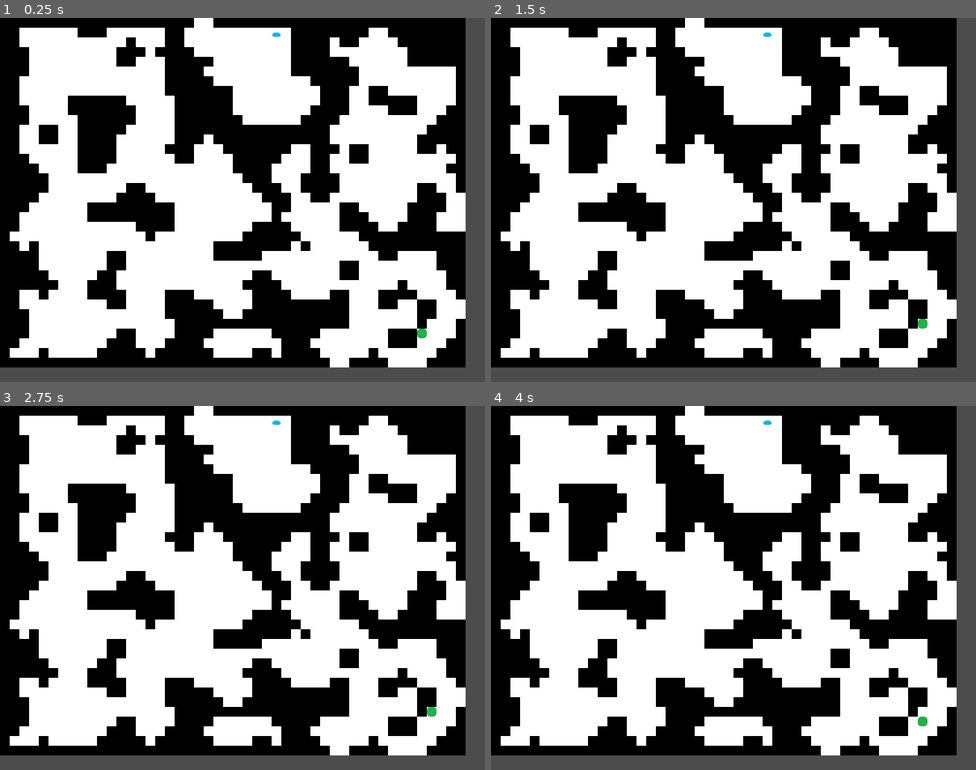
Above: before the commit, frames 1-4 (two rows, left to right).
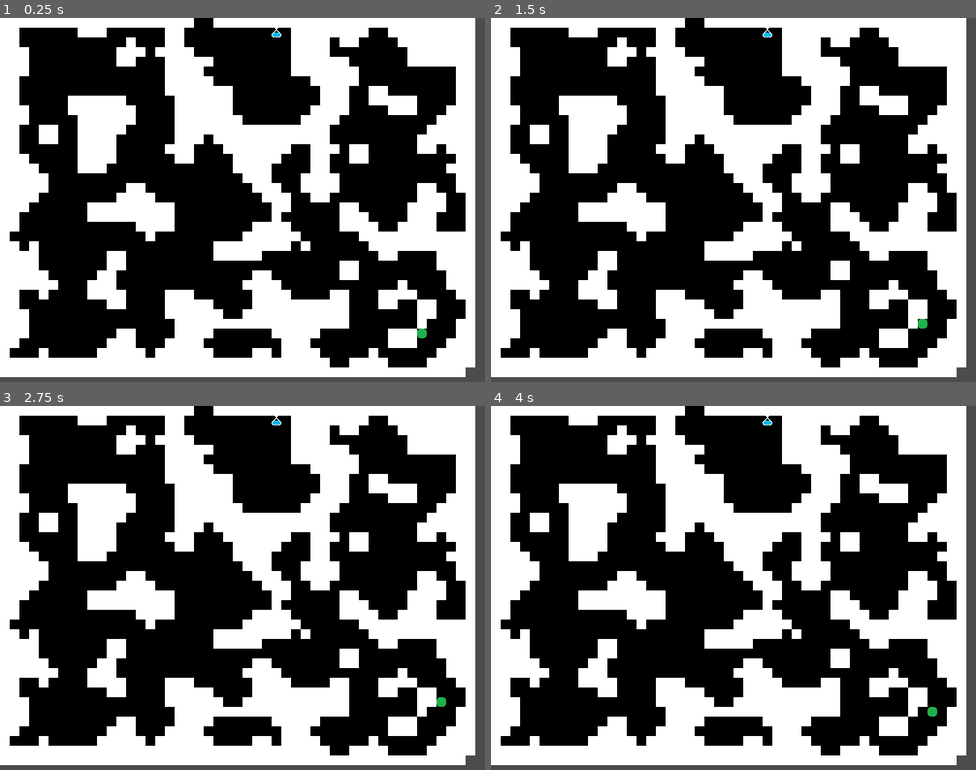
Above: after the commit, the same moments.

Repository: Mantisette/FinalFightPlus
Game: Godot game, scene res://Scenes/Game.tscn
The game is run twice, just before and just after one commit, with the same random seed, the same clock (stepped at 60 frames per second) and the same inputs.
Inputs:
- Up to frame 1 (0.25 s): no input
- Up to frame 2 (1.5 s): tap Enter at 0.5 s; tap Keypad 6 (move_E) at 0.6 s; tap Space at 1.25 s; tap Keypad 8 (move_N) at 1.35 s
- Up to frame 3 (2.75 s): tap Enter at 2 s; tap Keypad 9 (move_NE) at 2.1 s
- Up to frame 4 (4 s): tap Space at 2.75 s; tap Keypad 7 (move_NW) at 2.85 s; tap Enter at 3.5 s; tap Keypad 2 (move_S) at 3.6 s

The runs differ from the first frame. In frame 1, 97% of the frame differs, in the area x 0-98%, y 0-99%; in frame 2, 97%; in frame 3, 97%; in frame 4, 97%.

Commit message:
Bugfixes + Inicio AStar
Arreglados los bugs de movimiento del jugador, el bug de la colision con la salida, y empezado al pathfind con AStar.

Diff:
--- a/Scenes/Exit.tscn
+++ b/Scenes/Exit.tscn
@@ -4,7 +4,7 @@
 [ext_resource path="res://Scripts/exit.gd" type="Script" id=2]
 
 [sub_resource type="RectangleShape2D" id=1]
-extents = Vector2( 8, 8 )
+extents = Vector2( 6, 6 )
 
 [node name="Exit" type="Area2D"]
 script = ExtResource( 2 )
@@ -14,3 +14,5 @@
 
 [node name="Collision" type="CollisionShape2D" parent="."]
 shape = SubResource( 1 )
+
+[connection signal="area_entered" from="." to="." method="_on_area_entered"]
--- a/Scenes/Game.tscn
+++ b/Scenes/Game.tscn
@@ -6,11 +6,13 @@
 
 [node name="Game" type="Node2D"]
 
-[node name="Mapgen" parent="." groups=["spawn"] instance=ExtResource( 1 )]
+[node name="Mapgen" parent="." instance=ExtResource( 1 )]
 
-[node name="Player" parent="." groups=["spawn"] instance=ExtResource( 2 )]
+[node name="Player" parent="." instance=ExtResource( 2 )]
 
-[node name="Exit" parent="." groups=["spawn"] instance=ExtResource( 3 )]
+[node name="Exit" parent="." instance=ExtResource( 3 )]
 
 [connection signal="map_ready" from="Mapgen" to="Player" method="_on_map_ready"]
 [connection signal="map_ready" from="Mapgen" to="Exit" method="_on_map_ready"]
+[connection signal="exit_reached" from="Exit" to="Mapgen" method="_on_exit_reached"]
+[connection signal="exit_reached" from="Exit" to="Player" method="_on_exit_reached"]
--- a/Scenes/Mapgen.tscn
+++ b/Scenes/Mapgen.tscn
@@ -11,7 +11,7 @@
 0/texture = ExtResource( 1 )
 0/tex_offset = Vector2( 0, 0 )
 0/modulate = Color( 1, 1, 1, 1 )
-0/region = Rect2( 16, 0, 16, 16 )
+0/region = Rect2( 0, 0, 16, 16 )
 0/tile_mode = 0
 0/occluder_offset = Vector2( 0, 0 )
 0/navigation_offset = Vector2( 0, 0 )
@@ -25,20 +25,20 @@
 1/texture = ExtResource( 1 )
 1/tex_offset = Vector2( 0, 0 )
 1/modulate = Color( 1, 1, 1, 1 )
-1/region = Rect2( 0, 0, 16, 16 )
+1/region = Rect2( 16, 0, 16, 16 )
 1/tile_mode = 0
 1/occluder_offset = Vector2( 0, 0 )
 1/navigation_offset = Vector2( 0, 0 )
 1/shape_offset = Vector2( 0, 0 )
 1/shape_transform = Transform2D( 1, 0, 0, 1, 0, 0 )
-1/shape = SubResource( 1 )
+1/shape = SubResource( 3 )
 1/shape_one_way = false
 1/shape_one_way_margin = 1.0
 1/shapes = [ {
 "autotile_coord": Vector2( 0, 0 ),
 "one_way": false,
 "one_way_margin": 1.0,
-"shape": SubResource( 1 ),
+"shape": SubResource( 3 ),
 "shape_transform": Transform2D( 1, 0, 0, 1, 0, 0 )
 } ]
 1/z_index = 0
--- a/Scenes/Player.tscn
+++ b/Scenes/Player.tscn
@@ -19,10 +19,10 @@
 cast_to = Vector2( 0, 0 )
 
 [node name="RayRight" type="RayCast2D" parent="."]
-position = Vector2( 1, 1 )
+position = Vector2( 1, 0 )
 
 [node name="RayLeft" type="RayCast2D" parent="."]
-position = Vector2( -1, -1 )
+position = Vector2( -1, 0 )
 
 [node name="Label" type="Label" parent="."]
 margin_left = -10.0
--- a/Scripts/exit.gd
+++ b/Scripts/exit.gd
@@ -1,6 +1,13 @@
 extends Area2D
 
 
+signal exit_reached
+
+
 func _on_map_ready():
-  position = global.exit_spawn * global.TILE_SIZE
-  position += Vector2(global.HALF_TILE, global.HALF_TILE)
+  position = global.tile_to_pixel_center(global.exit_spawn)
+
+
+func _on_area_entered(area):
+  if area is Player:
+    emit_signal("exit_reached")
--- a/Scripts/mapgen.gd
+++ b/Scripts/mapgen.gd
@@ -19,7 +19,8 @@
 export var DEATH_LIMIT = 3
 
 var cellmap := []
-var astar = AStar2D.new()
+var astar := AStar2D.new()
+var astar_point_id_count := 0
 onready var tilemap := $TileMap
 
 signal map_ready
@@ -30,11 +31,13 @@
   _generate_map()
   for _x in range(STEPS): # Shape the og grid into a cave-looking map
     _simulation_step()
+  _close_borders()
   _print_map()
   global.map = cellmap
 
   global.player_spawn = _random_spawn()
   global.exit_spawn = _random_spawn()
+  _pathfind_player_exit(global.player_spawn, global.exit_spawn)
   emit_signal("map_ready")
 
 
@@ -118,6 +121,17 @@
   return count_alive
 
 
+func _close_borders():
+  # Horizontal borders
+  for x in MAP_WIDTH:
+    tilemap.set_cell(x, -1, 1)
+    tilemap.set_cell(x, MAP_HEIGHT, 1)
+  # Vertical borders
+  for y in MAP_HEIGHT:
+    tilemap.set_cell(-1, y, 1)
+    tilemap.set_cell(MAP_WIDTH, y, 1)
+
+
 # Prints the map onto the screen using its tilemap
 func _print_map():
   for x in MAP_WIDTH:
@@ -137,5 +151,28 @@
     is_tile_available = cellmap[spawn_x][spawn_y]
 
   var spawn = Vector2(spawn_x, spawn_y)
-  print (spawn)
   return spawn
+
+
+func _pathfind_player_exit(player: Vector2, exit: Vector2) -> bool:
+  astar.clear()
+  astar_point_id_count = 0
+  _create_points()
+  # Connect dots with flood fill
+  # find path
+  return true
+
+
+func _create_points():
+  for x in MAP_WIDTH:
+    for y in MAP_HEIGHT:
+      if cellmap[x][y] == 0:
+        astar_point_id_count += 1
+        astar.add_point(
+          astar.get_available_point_id(),
+          global.tile_to_pixel_center(Vector2(x, y))
+        )
+
+
+func _on_exit_reached():
+  _ready()
--- a/Scripts/player.gd
+++ b/Scripts/player.gd
@@ -1,3 +1,4 @@
+class_name Player
 extends Area2D
 
 const MAX_HEALTH = 5
@@ -23,8 +24,7 @@
 }
 
 func _ready():
-  health = MAX_HEALTH
-  label.text = str(health)
+  pass
 
 func _unhandled_input(event):
   for dir in movement.keys():
@@ -32,19 +32,19 @@
       move(dir)
 
 func move(dir):
+  var destination = global.tile_to_pixel(movement[dir])
+  var collisions = 0
+
   for key in raycasts:
     var ray = raycasts[key]
-    ray.cast_to = movement[dir] * global.TILE_SIZE
+    ray.cast_to = destination
     ray.force_raycast_update()
     if ray.is_colliding():
-      return
+      collisions += 1
 
-  position += movement[dir] * global.TILE_SIZE
-#
-#  raycast.cast_to = movement[dir] * Global.TILE_SIZE
-#  raycast.force_raycast_update()
-#  if !raycast.is_colliding():
-#
+  if collisions < 3:
+    position += destination
+
 
 func jugador_damage():
   self.health -= 1
@@ -52,5 +52,8 @@
 
 
 func _on_map_ready():
-  position = global.player_spawn * global.TILE_SIZE
-  position += Vector2(global.HALF_TILE, global.HALF_TILE)
+  position = global.tile_to_pixel_center(global.player_spawn)
+
+
+func _on_exit_reached():
+  print("i got a point!")
--- a/project.godot
+++ b/project.godot
@@ -7,6 +7,16 @@
 ;   param=value ; assign values to parameters
 
 config_version=4
+
+_global_script_classes=[ {
+"base": "Area2D",
+"class": "Player",
+"language": "GDScript",
+"path": "res://Scripts/player.gd"
+} ]
+_global_script_class_icons={
+"Player": ""
+}
 
 [application]
 
--- a/scripts/global.gd
+++ b/scripts/global.gd
@@ -6,3 +6,11 @@
 var map: Array
 var player_spawn: Vector2
 var exit_spawn: Vector2
+
+func tile_to_pixel(tile: Vector2) -> Vector2:
+  return Vector2(tile.x * TILE_SIZE, tile.y * TILE_SIZE)
+
+
+func tile_to_pixel_center(tile: Vector2) -> Vector2:
+  tile = tile_to_pixel(tile)
+  return Vector2(tile.x + HALF_TILE, tile.y + HALF_TILE)
Not shown: 1 places in Scenes/Mapgen.tscn that only renumber resources
